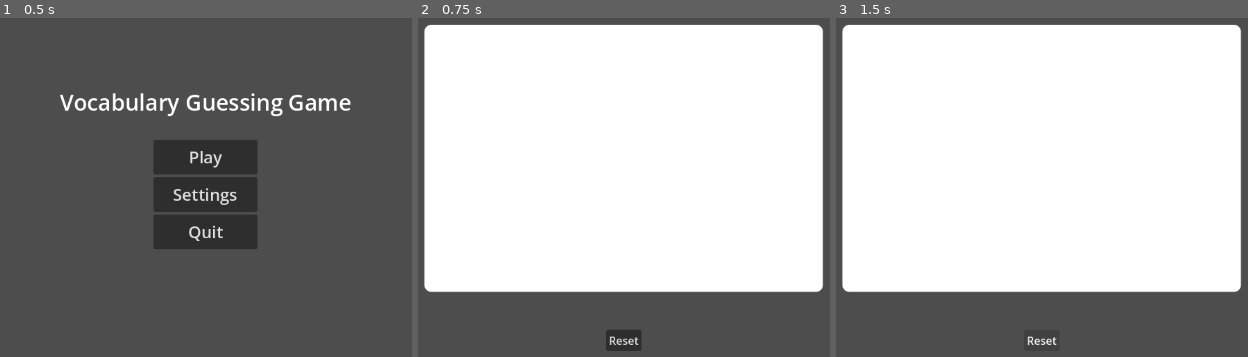
Above: before the commit, frames 1-3 (left to right).
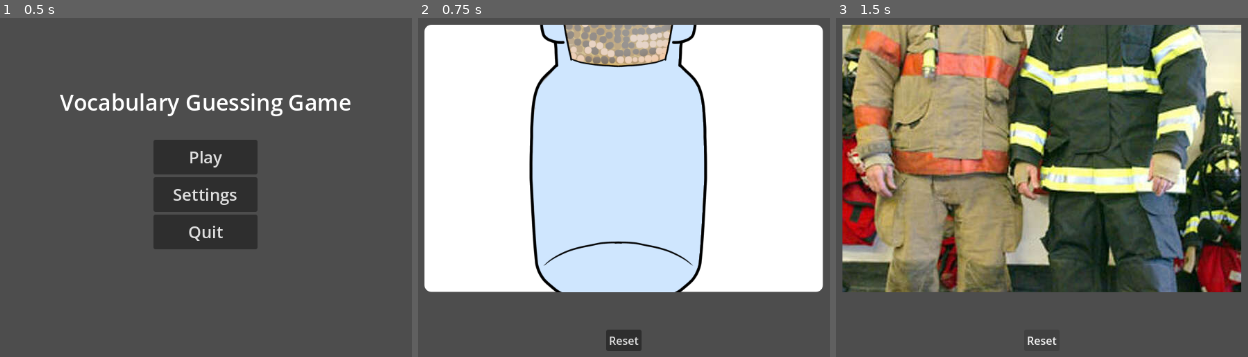
Above: after the commit, the same moments.

Repository: anaissnow/vocabulary-memorization-game
Game: Godot game, scene res://scenes/menus/main_menu.tscn
Same seed, same stepped clock (60 frames per second), same inputs: the game is played once before the commit and once after it. The engine's default icon, where the game draws it, is replaced by a stand-in: a white triangle on a blue panel in a dark square.
Inputs:
- Up to frame 1 (0.5 s): no input
- Up to frame 2 (0.75 s): click "Play" at 0.5 s
- Up to frame 3 (1.5 s): click "Reset" at 1.25 s

Frame 1 is identical in both runs. In frame 2, 32% of the frame differs, in the area x 26-71%, y 1-81%; in frame 3, 75%, in the area x 1-99%, y 1-81%.

Commit message:
fixed the image showing up
but the size is terribly huge

Diff:
--- a/vocabulary-memorization-game/scenes/ui/card_front.tscn
+++ b/vocabulary-memorization-game/scenes/ui/card_front.tscn
@@ -6,8 +6,6 @@
 corner_radius_top_right = 10
 corner_radius_bottom_right = 10
 corner_radius_bottom_left = 10
-
-[sub_resource type="ImageTexture" id="ImageTexture_7gix3"]
 
 [node name="CardFront" type="Panel" unique_id=225734269]
 custom_minimum_size = Vector2(574.5, 385.5)
@@ -47,7 +45,6 @@
 [node name="TextureRect" type="TextureRect" parent="CenterContainer/VBoxContainer" unique_id=1601391331]
 unique_name_in_owner = true
 layout_mode = 2
-texture = SubResource("ImageTexture_7gix3")
 
 [node name="Label" type="Label" parent="CenterContainer/VBoxContainer" unique_id=1300080457]
 unique_name_in_owner = true
--- a/vocabulary-memorization-game/scripts/test_level.gd
+++ b/vocabulary-memorization-game/scripts/test_level.gd
@@ -11,7 +11,8 @@
 	var image = card_front.get_node("%TextureRect")
 	var label = card_front.get_node("%Label")
 	label.text = "".join(card.hint_spelling)
-	image = card.image
+	print(label.text)
+	image.texture = card.image
 
 func _on_reset_pressed() -> void:
 	get_tree().reload_current_scene()
